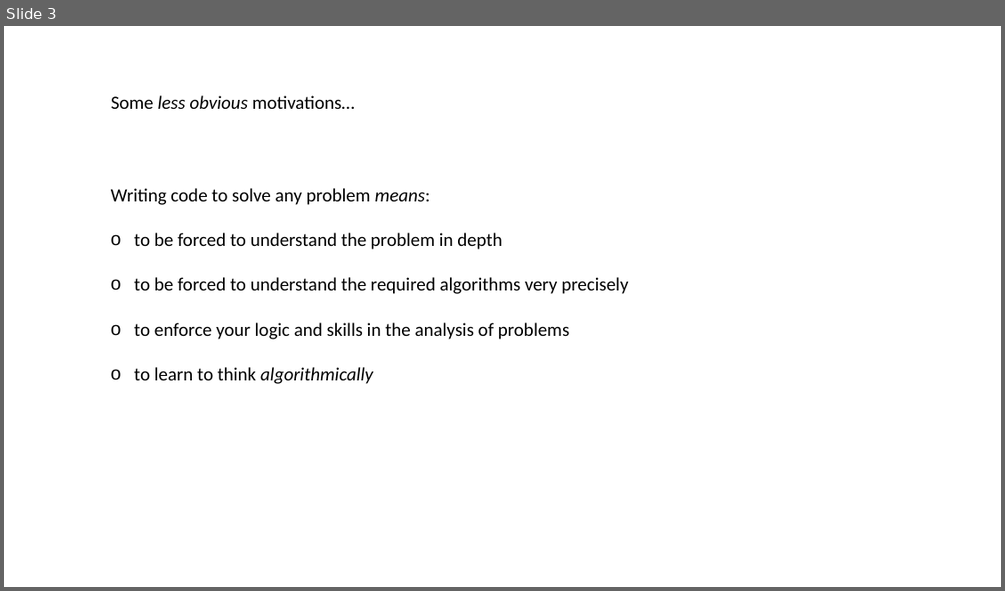
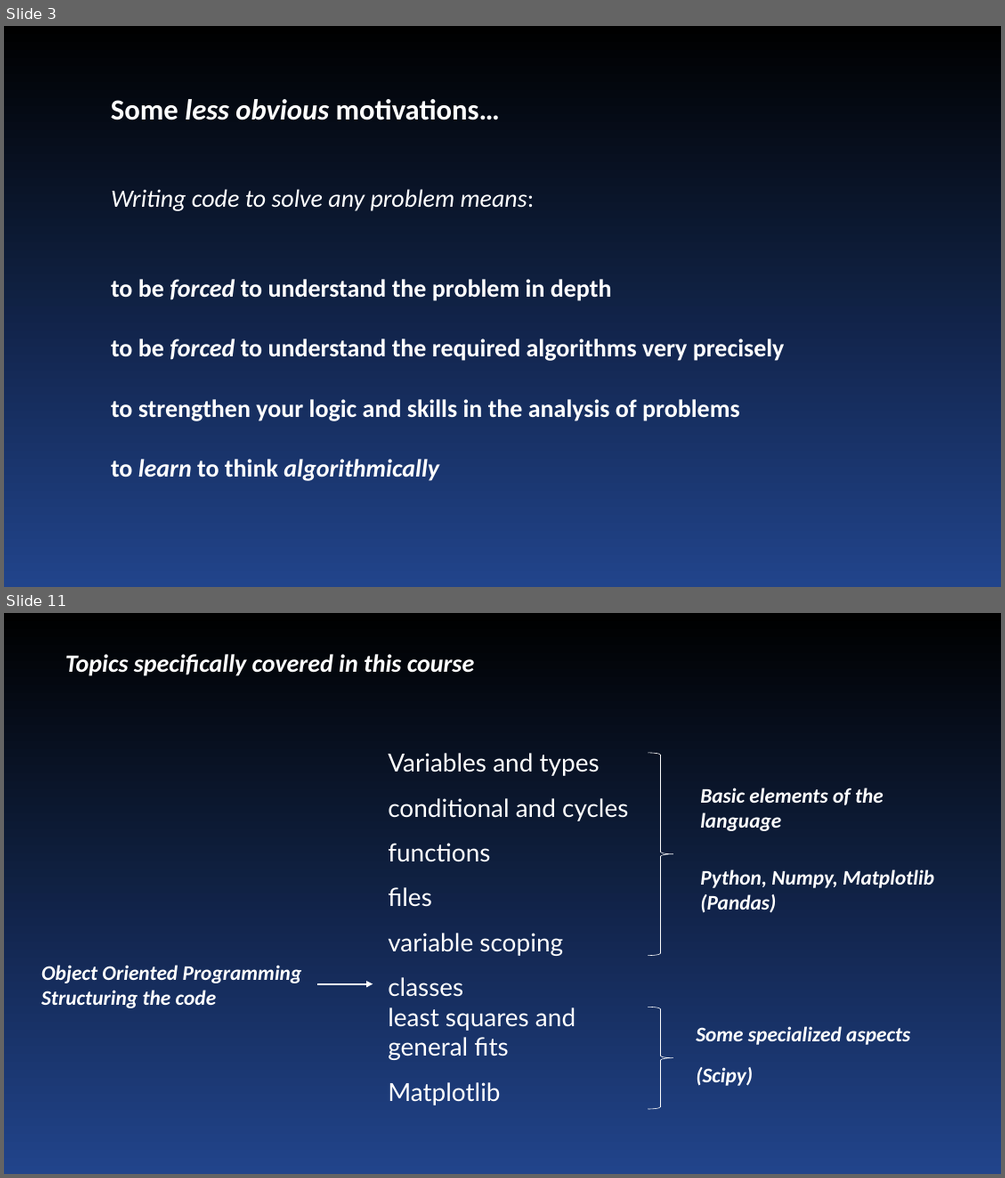
Before and after one commit to Mauro-Prencipe/Python_course_2022, a slide deck: Intro.pptx. Shown one above the other, each under a label of ours: slide 3 before the commit, slides 3 and 11 after it; the slides between them are not shown. The pictures are 1005x591 and 1005x1178 pixels, drawn with LibreOffice and Linux fonts; fonts in the diff are those of the drawing. Boxes give left, top, right and bottom in pixels: in the first picture for what was removed or moved away, otherwise in the second. Text is boxed around its words. In the diff, an @@ line names an element or a change of style, - is before the commit and + after.

```diff
--- a/Intro.pptx
+++ b/Intro.pptx
@@ slide 11 added at bbox=[4, 613, 1001, 1174], background gradient #000000 to #21448B @@
@@ text added at bbox=[65, 654, 474, 676], 24 pt, text #FFFFFF, bold, italic @@
+Topics specifically covered in this course
@@ text added at bbox=[388, 753, 628, 1105], 24 pt, text #FFFFFF @@
+Variables and types
+conditional and cycles
+functions
+files
+variable scoping
+classes
+least squares and general fits
+Matplotlib
@@ right brace added at bbox=[647, 753, 673, 956], outline #FFFFFF 0.5 pt @@
@@ text added at bbox=[700, 787, 883, 831], 20 pt, text #FFFFFF, bold, italic @@
+Basic elements of the
+language
@@ text added at bbox=[700, 869, 934, 913], 20 pt, text #FFFFFF, bold, italic @@
+Python, Numpy, Matplotlib
+(Pandas)
@@ text added at bbox=[41, 965, 302, 1008], 20 pt, text #FFFFFF, bold, italic @@
+Object Oriented Programming
+Structuring the code
@@ arrow added from (317, 984) to (372, 984), #FFFFFF 2 pt @@
@@ right brace added at bbox=[647, 1007, 673, 1110], outline #FFFFFF 0.5 pt @@
@@ text added at bbox=[696, 1026, 910, 1045], 20 pt, text #FFFFFF, bold, italic @@
+Some specialized aspects
@@ text added at bbox=[696, 1067, 752, 1086], 20 pt, text #FFFFFF, bold, italic @@
+(Scipy)
@@ slide 3 changed as well @@
@@ background #FFFFFF to gradient #000000 to #21448B @@
@@ text "Some less obvious motivations…" at bbox=[111, 99, 500, 120]: size 18 to 28 pt, text colour #000000 to #FFFFFF, bold on @@
@@ text at bbox=[111, 189, 785, 481]: size 18 to 24 pt, text colour #000000 to #FFFFFF in "Writing code to solve any problem means:", "to be forced to understand the problem ...", "to be forced to understand the required ...", "to learn to think algorithmically"; italic on in "Writing code to solve any problem", "forced", "forced", "learn"; bold on in "to be forced to understand the problem ...", "to be forced to understand the required ...", "to learn to think algorithmically"; bullet o to none @@
@@ text at bbox=[111, 399, 740, 421]: text changed; size 18 to 24 pt; text colour #000000 to #FFFFFF; bold on @@
-o to enforce your logic and skills in the analysis of problems
+to strengthen your logic and skills in the analysis of problems
```
Also in this commit, not shown: 3 other slides changed, 6 other slides added, 1 other file.
